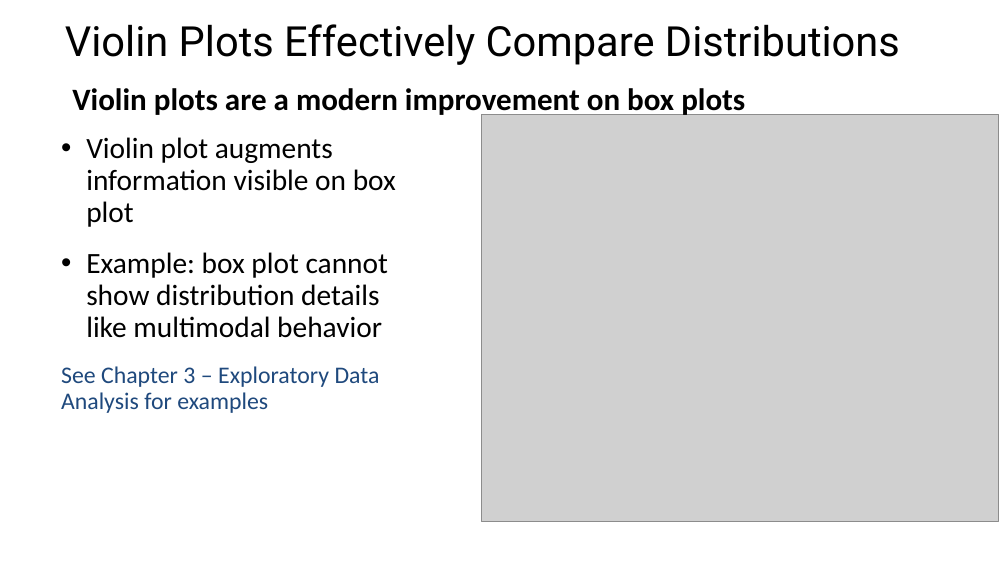
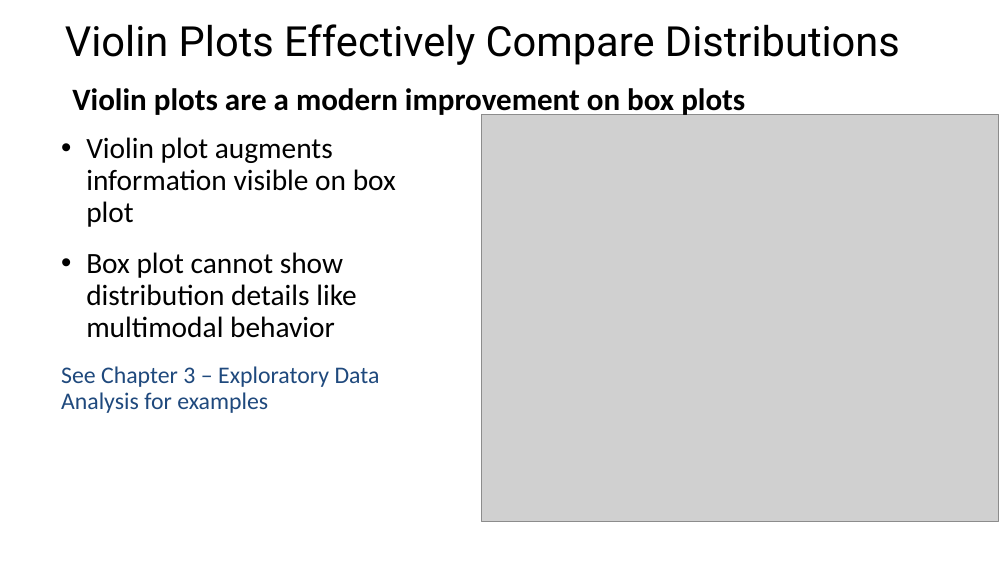
Before and after one commit to StephenElston/CSCI-E-83, a slide deck: slide 20 of LectureSlides/02_VisualizationOfLargeComplexData.pptx. Drawn at 1008x567 pixels with LibreOffice and Linux fonts; fonts in the diff are those of the drawing; grey boxes stand for pictures. Boxes give left, top, right and bottom in pixels: in the first picture for what was removed or moved away, otherwise in the second. Text is boxed around its words. In the diff, an @@ line names an element or a change of style, - is before the commit and + after.

```diff
--- a/LectureSlides/02_VisualizationOfLargeComplexData.pptx
+++ b/LectureSlides/02_VisualizationOfLargeComplexData.pptx
@@ text at [86,252,356,338]: text changed @@
-• Example: box plot cannot show distribution details like multimodal behavior
+• Box plot cannot show distribution details like multimodal behavior
```
Also in this commit, not shown: 10 other slides changed.
